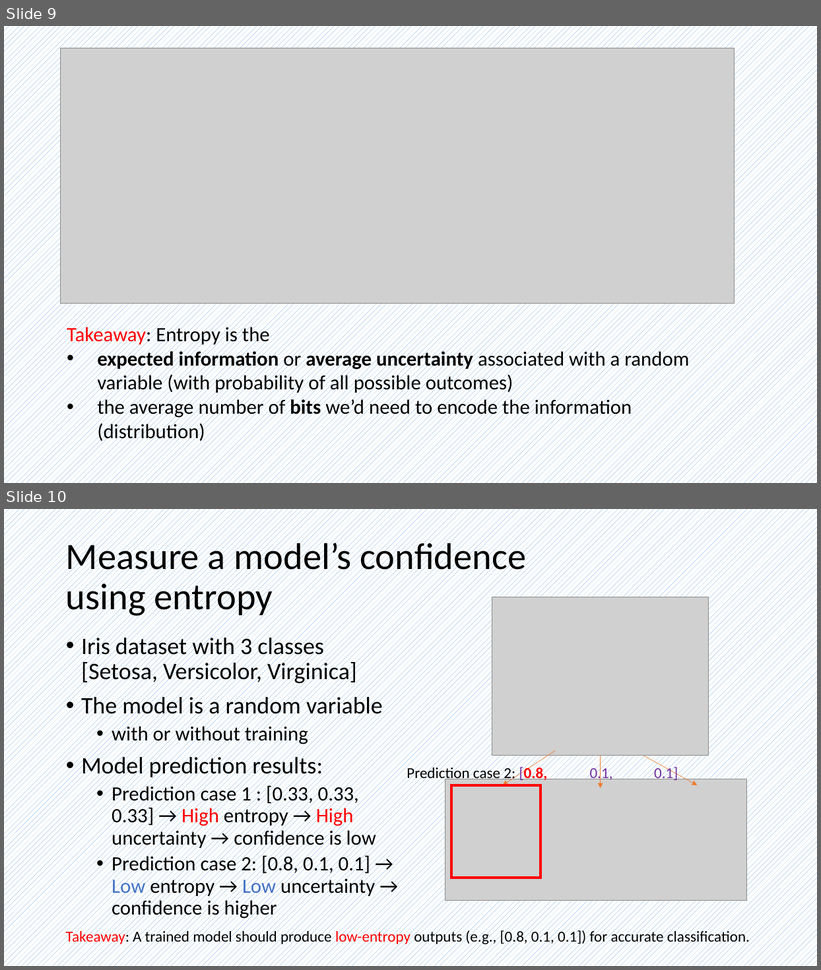
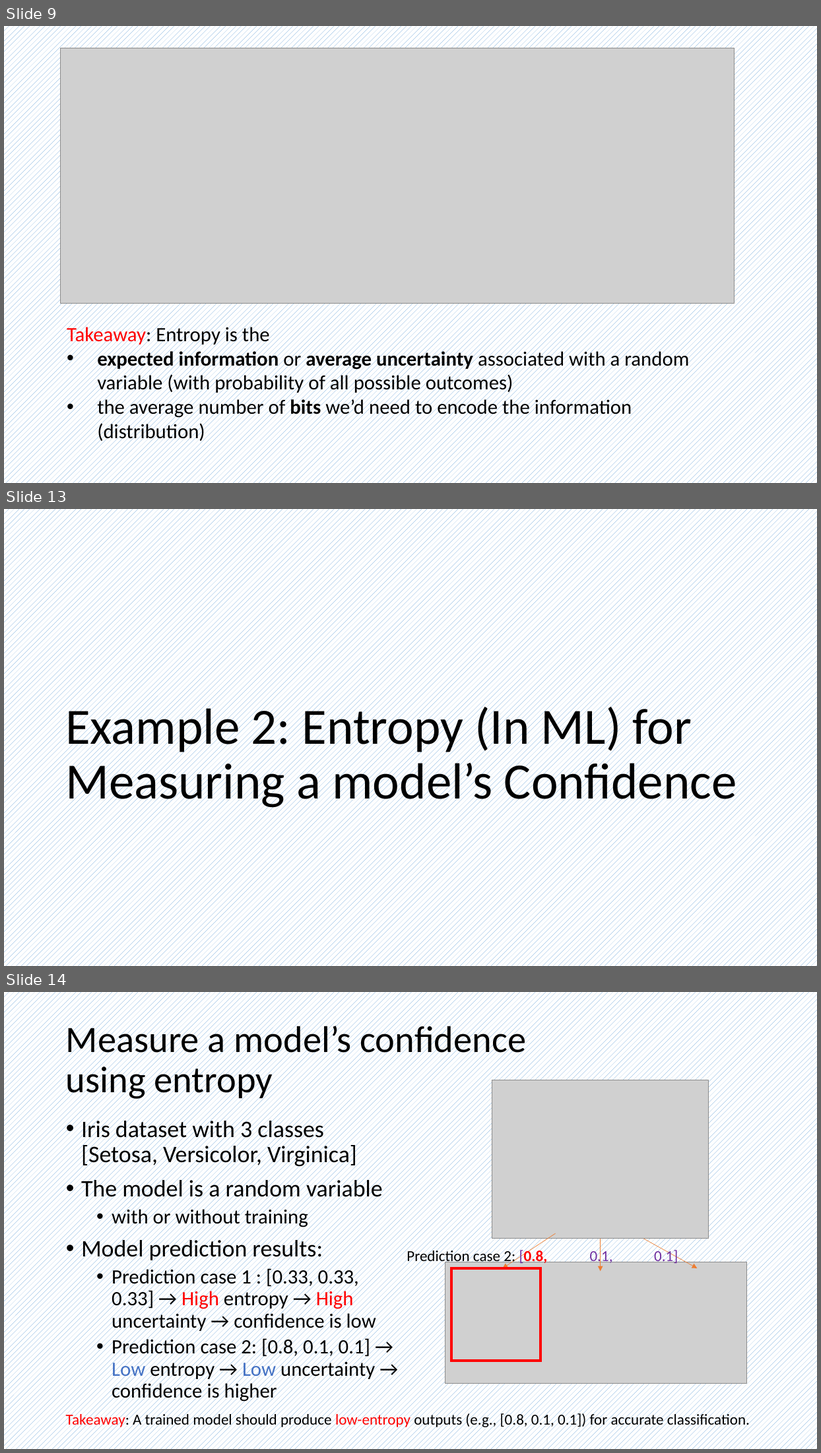
Before and after one commit to frankwxu/AI4DigitalForensics, a slide deck: lectures/08_multiclass_classification_n_to_n_2hidden/0_ML_concepts_multiclass.pptx. Shown one above the other, each under a label of ours: slides 9 and 10 before the commit, slides 9, 13 and 14 after it; the slides between them are not shown. The pictures are 821x970 and 821x1453 pixels, drawn with LibreOffice and Linux fonts; fonts in the diff are those of the drawing; grey boxes stand for pictures; background and template pictures are left out. Boxes give left, top, right and bottom in pixels: in the first picture for what was removed or moved away, otherwise in the second. Text is boxed around its words. In the diff, an @@ line names an element or a change of style, - is before the commit and + after.

```diff
--- a/lectures/08_multiclass_classification_n_to_n_2hidden/0_ML_concepts_multiclass.pptx
+++ b/lectures/08_multiclass_classification_n_to_n_2hidden/0_ML_concepts_multiclass.pptx
@@ slide 13 added at <box>4,509,817,966</box>, background pattern #5B9BD5 on #FFFFFF @@
@@ title added at <box>65,702,737,811</box>, 60 pt, text #000000 @@
+Example 2: Entropy (In ML) for Measuring a model’s Confidence
@@ what was slide 10 is now slide 14 @@
```
Also in this commit, not shown: 3 slides changed, 6 other slides added, 6 other files.
